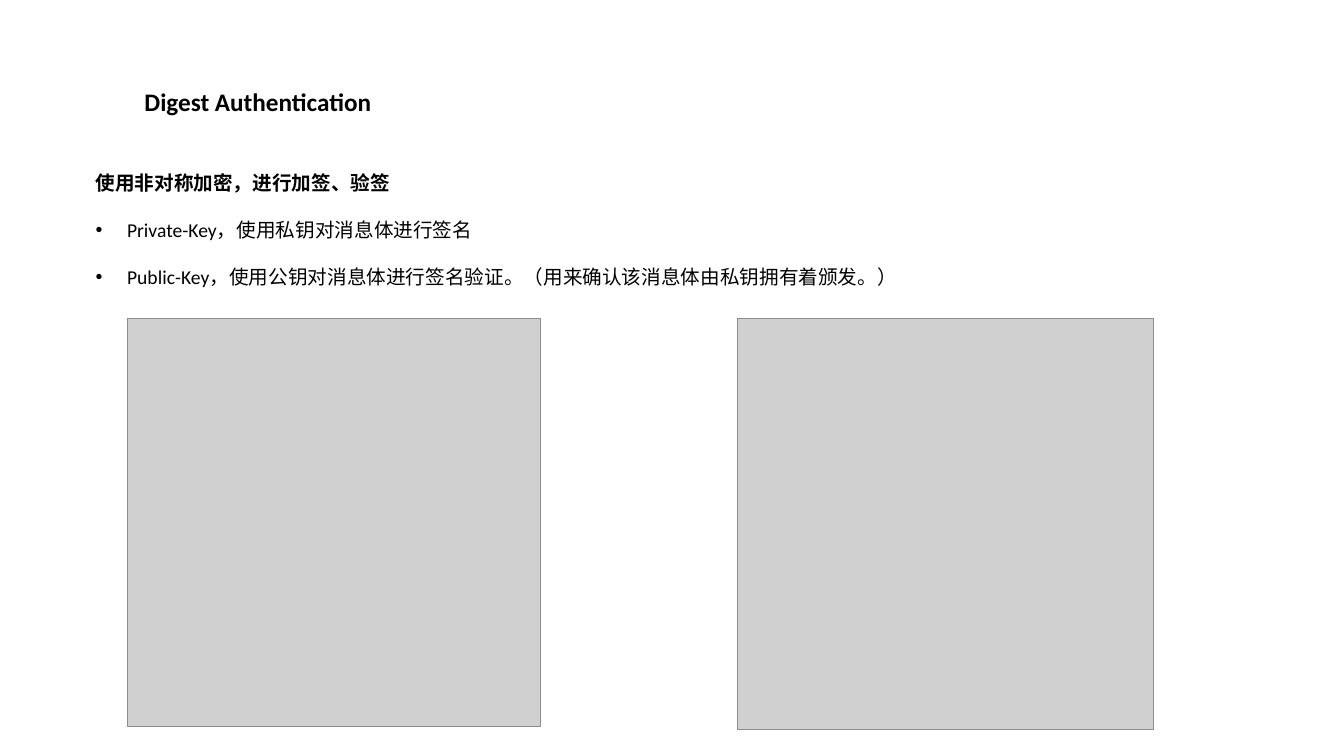
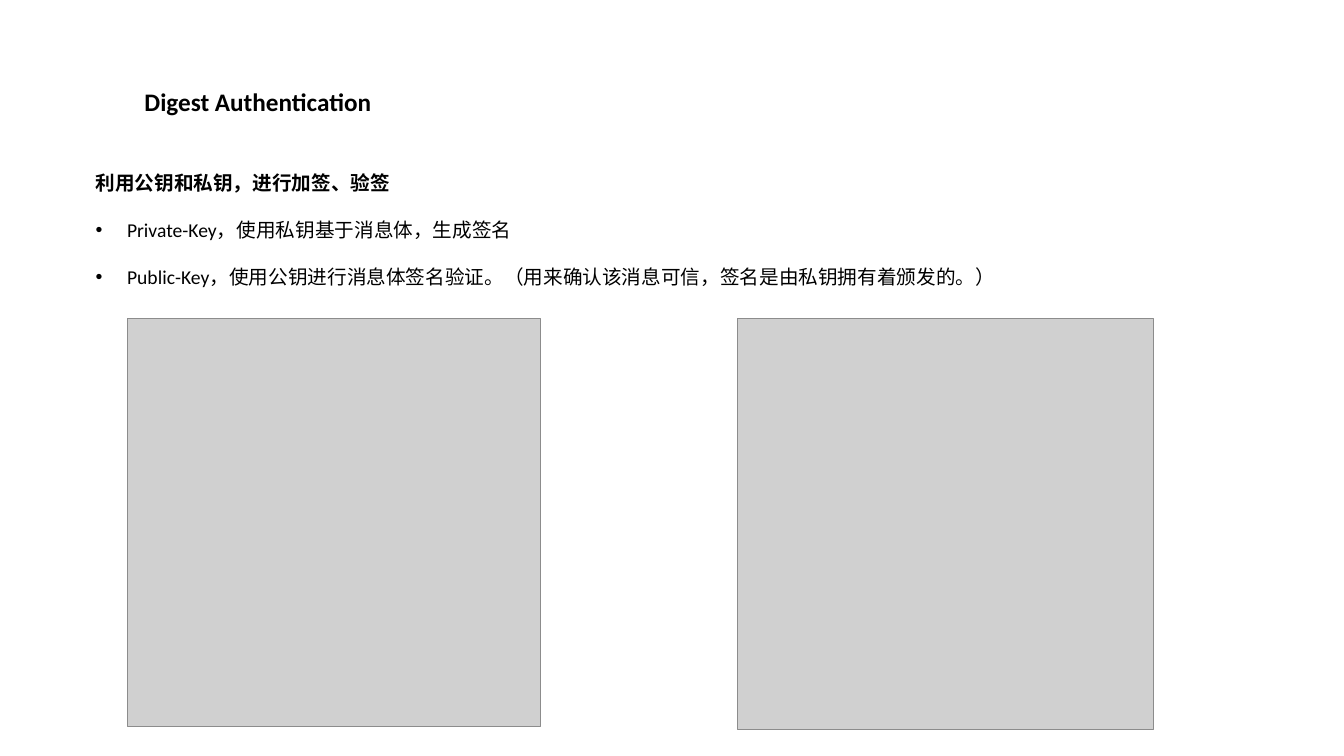
Before and after one commit to plumnx/DIALY, a slide deck: slide 8 of 2020-7-13-----Spring Security Report/Spring Security.pptx. Drawn at 1344x756 pixels with LibreOffice and Linux fonts; fonts in the diff are those of the drawing; grey boxes stand for pictures. Boxes give left, top, right and bottom in pixels: in the first picture for what was removed or moved away, otherwise in the second. Text is boxed around its words. In the diff, an @@ line names an element or a change of style, - is before the commit and + after.

```diff
--- a/2020-7-13-----Spring Security Report/Spring Security.pptx
+++ b/2020-7-13-----Spring Security Report/Spring Security.pptx
@@ text at (x1=96, y1=173, x2=995, y2=287): text changed @@
-使用非对称加密，进行加签、验签
-• Private-Key，使用私钥对消息体进行签名
-• Public-Key，使用公钥对消息体进行签名验证。（用来确认该消息体由私钥拥有着颁发。）
+利用公钥和私钥，进行加签、验签
+• Private-Key，使用私钥基于消息体，生成签名
+• Public-Key，使用公钥进行消息体签名验证。（用来确认该消息可信，签名是由私钥拥有着颁发的。）
```
Also in this commit, not shown: 12 other slides changed, 3 slides added, 4 slides removed.
